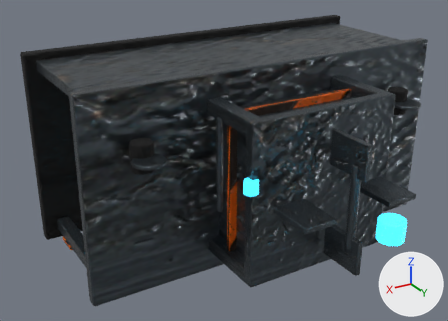
One commit to the Blender file source/aetherfall_landmarks.blend: the scene before it, then after it.
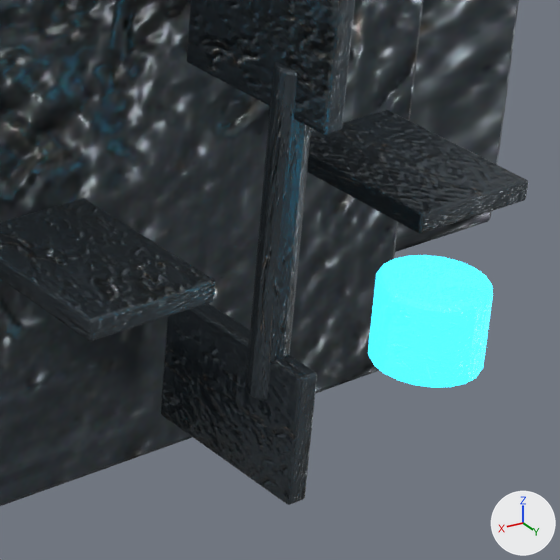
The first picture shows the older version from a camera (50 mm lens) standing at (9.14, 16.77, 6.65) and looking at (1.25, 3.62, 0.08). The close-ups show the older and then the newer version on the part from 63% to 95% of the width and 46% to 90% of the height of that picture. Only the edits that show in the close-ups are written down. The lights are fixed; the arrows at lower right show +X, +Y and +Z.

The first close-up shows 'HangarRoof', 'RelayAnnexCrown', 'RelayEmitter', 'RelayMast', 'RelayVane_0', 'RelayVane_1.5707963267948966', 'RelayVane_3.141592653589793', 'RelayVane_4.71238898038469'.
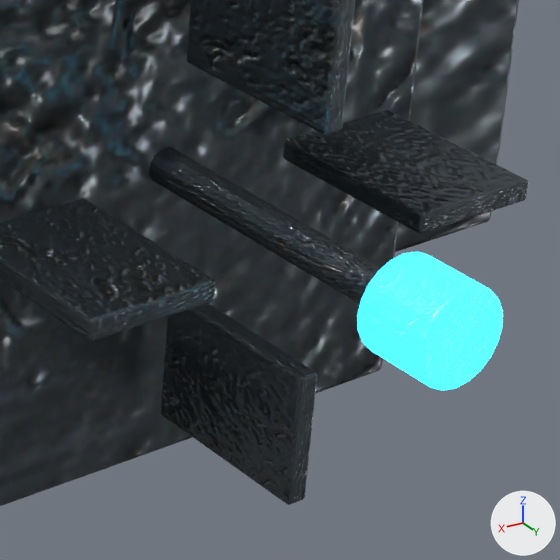
Boxes (x1, y1, x2, y2) around the edits, measured in the close-ups (560 x 560 px):
'RelayMast', turned: before (245, 62, 311, 401); after (149, 147, 381, 304)
'RelayEmitter', turned: before (368, 255, 493, 388); after (357, 252, 503, 391)

What the commit changed:
Object 'RelayMast' (ob_relaymast) turns from (0, 0, 0) to (90, 0, 0) degrees about x, y and z.
Object 'RelayEmitter' (ob_relayemitter) turns from (0, 0, 0) to (90, 0, 0) degrees about x, y and z.
